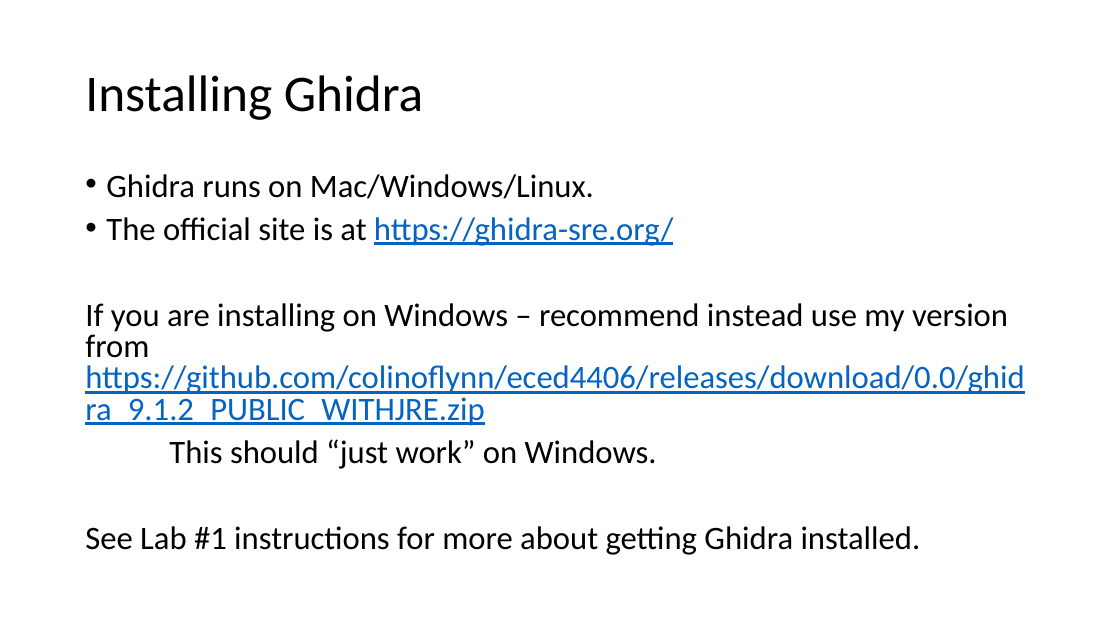
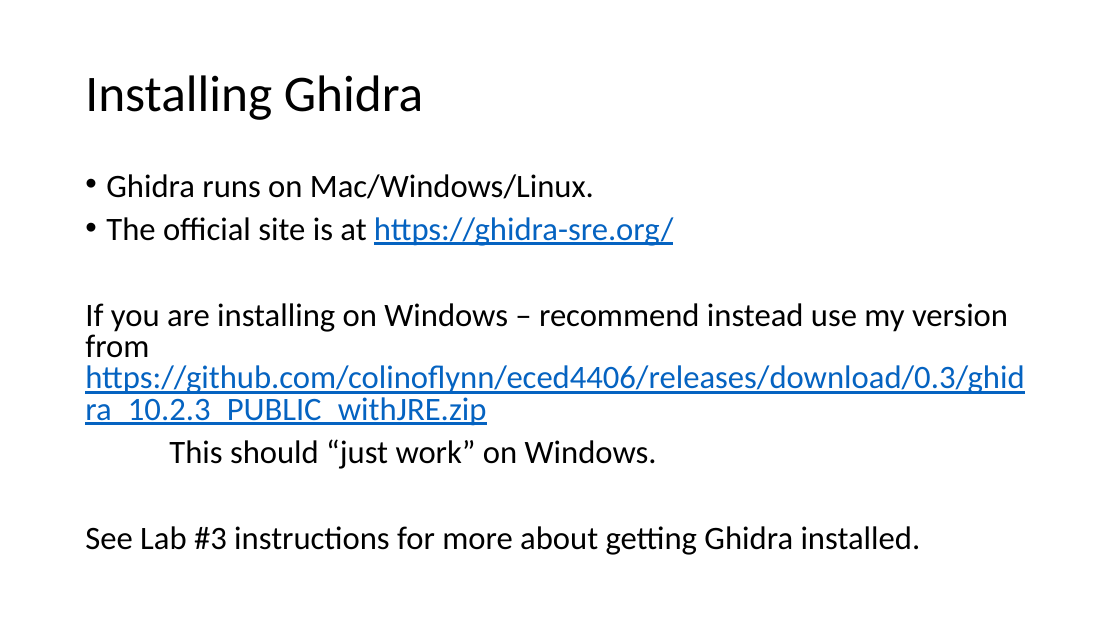
Before and after one commit to colinoflynn/eced4406, a slide deck: slide 3 of slides/0x400/0x407 - Introducing Ghidra.pptx. Drawn at 1120x630 pixels with LibreOffice and Linux fonts; fonts in the diff are those of the drawing. Boxes give left, top, right and bottom in pixels: in the first picture for what was removed or moved away, otherwise in the second. Text is boxed around its words. In the diff, an @@ line names an element or a change of style, - is before the commit and + after.

```diff
--- a/slides/0x400/0x407 - Introducing Ghidra.pptx
+++ b/slides/0x400/0x407 - Introducing Ghidra.pptx
@@ text at box(85, 303, 1024, 426): text changed @@
-If you are installing on Windows – recommend instead use my version from https://github.com/colinoflynn/eced4406/releases/download/0.0/ghidra_9.1.2_PUBLIC_WITHJRE.zip
+If you are installing on Windows – recommend instead use my version from https://github.com/colinoflynn/eced4406/releases/download/0.3/ghidra_10.2.3_PUBLIC_withJRE.zip
@@ text at box(85, 526, 921, 555): text changed @@
-See Lab #1 instructions for more about getting Ghidra installed.
+See Lab #3 instructions for more about getting Ghidra installed.
```
Also in this commit, not shown: 2 other slides changed, 43 other files.
